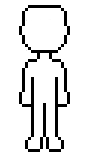
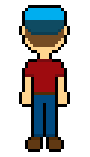
Comparing the layer stacks of the two w=90, h=157 images. Changes:
renamed "Layer 1" to "Layer 2", painted on it over (22, 8, 67, 149)
